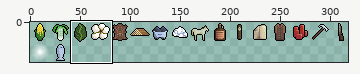
Sprite sheet -- tiles/commodities20.png. The picture above shows the old version from afar; the outline marks the close-up.
Close-up. First the earlier version:
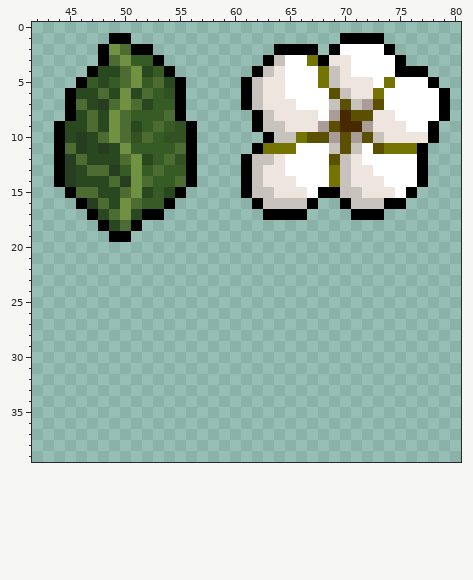
The file is 320x40 pixels. Pixels under 10% opacity are left out. Colours within 5 levels of each other are drawn and written as one. Shown: x 42..80, y 0..39. The wide view leaves out empty margins.
And afterwards:
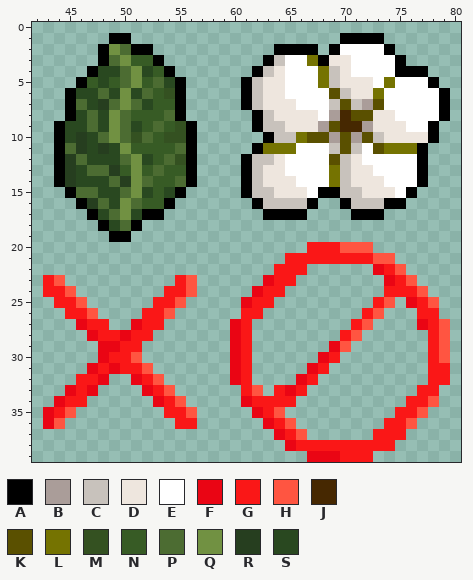
Palette (. is transparent): A #000000  B #aa9d99  C #c8c2bc  D #eee6de  E #ffffff  F #ea0514  G #fa1717  H #ff5541  J #462801  K #5a5000  L #757301  M #345121  N #375b25  P #4c6c32  Q #719142  R #263e1f  S #294820
From old to new:
{"y":20,"x":67,"old":"......","new":"GGGHHH"}
{"y":21,"x":65,"old":"..........","new":"GGGGGGGGHH"}
{"y":22,"x":64,"old":"...","new":"GGG"}
{"y":22,"x":73,"old":"...","new":"FGH"}
{"y":23,"x":43,"old":"..","new":"GH"}
{"y":23,"x":55,"old":"..","new":"GH"}
{"y":23,"x":63,"old":"...","new":"FGG"}
{"y":23,"x":74,"old":"...","new":"FGH"}
{"y":24,"x":43,"old":"...","new":"GGH"}
{"y":24,"x":54,"old":"...","new":"GGH"}
{"y":24,"x":62,"old":"...","new":"FGG"}
{"y":24,"x":74,"old":"....","new":"GGGH"}
{"y":25,"x":44,"old":"...","new":"GGH"}
{"y":25,"x":53,"old":"...","new":"GGH"}
{"y":25,"x":61,"old":"...","new":"FGG"}
{"y":25,"x":73,"old":"..","new":"GH"}
{"y":25,"x":76,"old":"...","new":"FGH"}
{"y":26,"x":45,"old":"...","new":"GGH"}
{"y":26,"x":52,"old":"...","new":"GGH"}
{"y":26,"x":61,"old":"..","new":"GG"}
{"y":26,"x":72,"old":"..","new":"GH"}
{"y":26,"x":77,"old":"..","new":"GG"}
{"y":27,"x":46,"old":"...","new":"FGG"}
{"y":27,"x":51,"old":"...","new":"FGG"}
{"y":27,"x":60,"old":"..","new":"FG"}
{"y":27,"x":71,"old":"..","new":"GH"}
{"y":27,"x":77,"old":"...","new":"FGH"}
{"y":28,"x":47,"old":"......","new":"FGGFGG"}
{"y":28,"x":60,"old":"..","new":"FG"}
{"y":28,"x":70,"old":"..","new":"GH"}
{"y":28,"x":78,"old":"..","new":"GH"}
{"y":29,"x":48,"old":"....","new":"FFGG"}
{"y":29,"x":60,"old":"..","new":"FG"}
{"y":29,"x":69,"old":"..","new":"FH"}
{"y":29,"x":78,"old":"..","new":"GH"}
{"y":30,"x":48,"old":"....","new":"FGGH"}
{"y":30,"x":60,"old":"..","new":"FG"}
{"y":30,"x":68,"old":"..","new":"FG"}
{"y":30,"x":78,"old":"..","new":"GH"}
{"y":31,"x":47,"old":"......","new":"FGFGGH"}
{"y":31,"x":60,"old":"..","new":"FG"}
{"y":31,"x":67,"old":"..","new":"FG"}
{"y":31,"x":78,"old":"..","new":"GG"}
{"y":32,"x":46,"old":"...","new":"GGF"}
{"y":32,"x":51,"old":"...","new":"FGH"}
{"y":32,"x":60,"old":"..","new":"FG"}
{"y":32,"x":66,"old":"..","new":"FG"}
{"y":32,"x":78,"old":"..","new":"GG"}
{"y":33,"x":45,"old":"...","new":"FGF"}
{"y":33,"x":52,"old":"...","new":"FGH"}
{"y":33,"x":61,"old":"..","new":"GH"}
{"y":33,"x":64,"old":"...","new":"GFG"}
{"y":33,"x":77,"old":"..","new":"GG"}
{"y":34,"x":44,"old":"...","new":"FGG"}
{"y":34,"x":53,"old":"...","new":"FGH"}
{"y":34,"x":61,"old":".....","new":"FGGGG"}
{"y":34,"x":76,"old":"...","new":"GGH"}
{"y":35,"x":43,"old":"...","new":"FGH"}
{"y":35,"x":54,"old":"...","new":"GGH"}
{"y":35,"x":62,"old":"...","new":"FGH"}
{"y":35,"x":75,"old":"...","new":"GGH"}
{"y":36,"x":43,"old":"..","new":"FH"}
{"y":36,"x":55,"old":"..","new":"GG"}
{"y":36,"x":63,"old":"...","new":"FGH"}
{"y":36,"x":74,"old":"...","new":"GGH"}
{"y":37,"x":64,"old":"...","new":"FGH"}
{"y":37,"x":73,"old":"...","new":"GGG"}
{"y":38,"x":65,"old":"..........","new":"FGGGGGGGGG"}
{"y":39,"x":67,"old":"......","new":"FFFGGG"}
{"label":"added","picture_box":[230,242,450,462]}
{"label":"added","picture_box":[43,275,197,429]}
